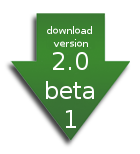
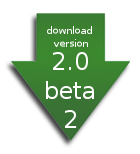
Layered file, before and after one edit (140px x 154px). Changes by layer:
painted on "2.0 ..." over [65, 110, 77, 128]
